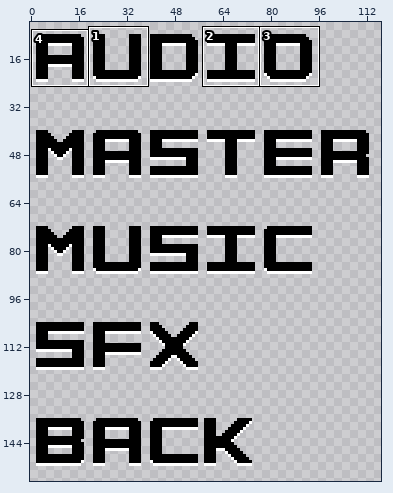
Pixel-art file -- Assets/Sprites/UI/Buttons/Audio_Settings_Text.aseprite. Above, an overview of the earlier version with the close-up marked.
Close-up. Before:
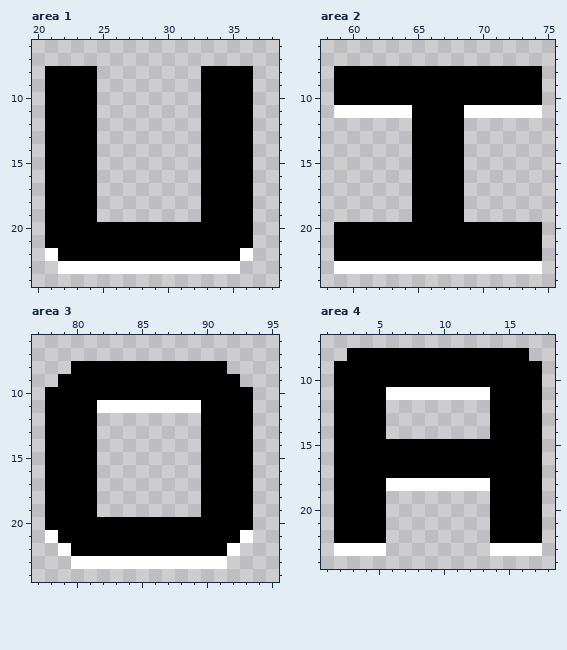
238x160 pixels, 1 frame. Shown: area 1: x 20..38, y 6..24; area 2: x 58..75, y 6..24; area 3: x 77..95, y 6..24; area 4: x 1..18, y 7..24. The wide view leaves out empty margins. The commit also changed other parts of the picture, which this record leaves out.
And afterwards:
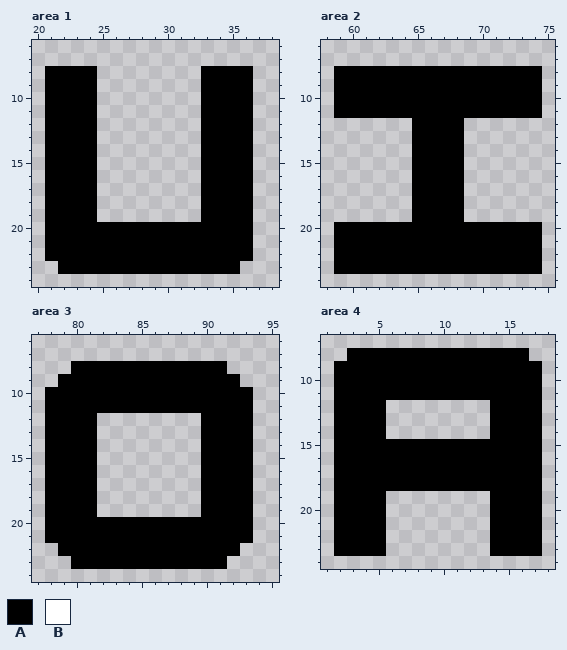
Palette (. is transparent): A #000000  B #ffffff
Diff:
Area 1, layer "Text":
y 22: x 21 B -> A; x 36 B -> A
y 23: x 22..35 BBBBBBBBBBBBBB -> AAAAAAAAAAAAAA
Area 2, layer "Text":
y 11: x 59..64 BBBBBB -> AAAAAA; x 69..74 BBBBBB -> AAAAAA
y 23: x 59..74 BBBBBBBBBBBBBBBB -> AAAAAAAAAAAAAAAA
Area 3, layer "Text":
y 11: x 82..89 BBBBBBBB -> AAAAAAAA
y 21: x 78 B -> A; x 93 B -> A
y 22: x 79 B -> A; x 92 B -> A
y 23: x 80..91 BBBBBBBBBBBB -> AAAAAAAAAAAA
Area 4, layer "Text":
y 11: x 6..13 BBBBBBBB -> AAAAAAAA
y 18: x 6..13 BBBBBBBB -> AAAAAAAA
y 23: x 2..5 BBBB -> AAAA; x 14..17 BBBB -> AAAA
